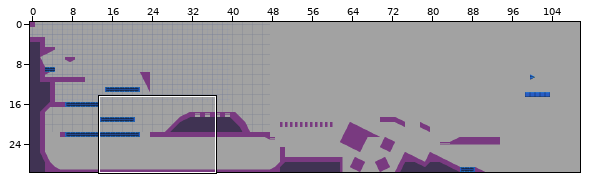
A Tiled map gets an edit: data/level/map_test.tmx. The first picture is a wide view before the edit; the outline marks the close-up.
Close-up. Before the edit:
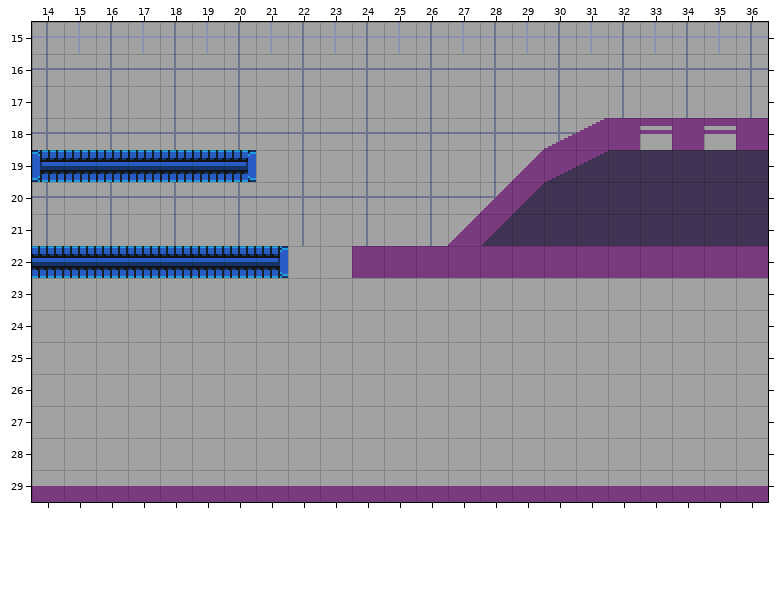
Cells are 16x16 px. Shown: x 14..36, y 15..29.
After the commit:
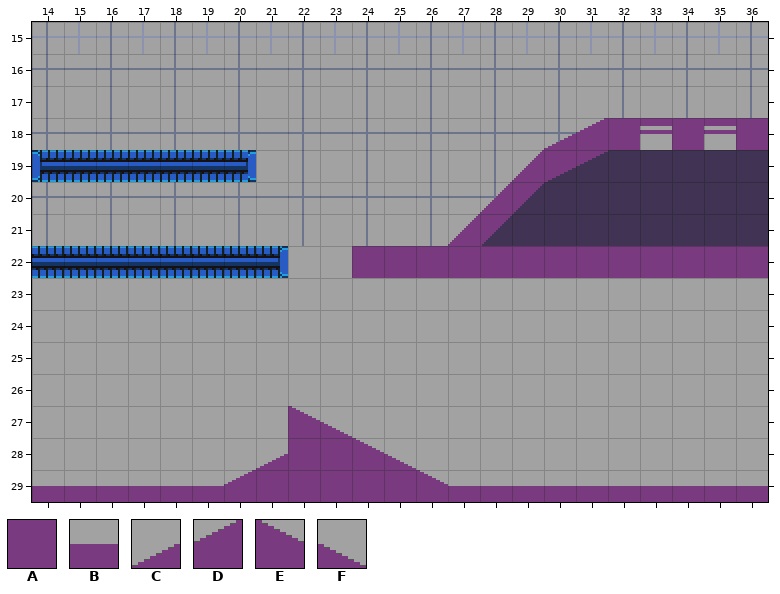
Key: from "tile_test": A 0, B 8, C 20, D 21, E 22, F 23.
_ is an empty cell, . an unchanged one.
Diff:
--- layer "BG_0"
@@ x 20..26 @@
-27 ..__...
-28 ._____.
-29 BBBBBBB
+27 ..EF...
+28 .CAAEF.
+29 DAAAAAE
Pixel boxes of the changes (left, top, right, bottom) in both close-ups:
changed: (224, 406, 448, 486)
